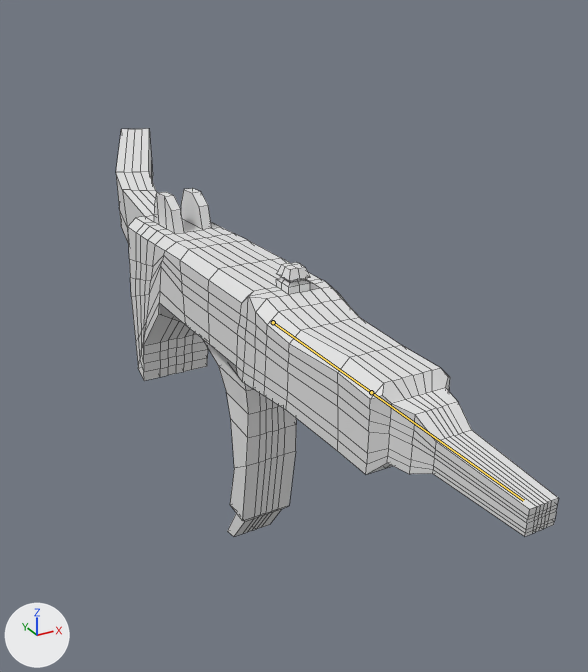
Two versions of the FBX model Assets/meshes/untitled.fbx, one commit apart.
Rendered twice from a 50 mm lens placed at (-1.95, -4.01, 2.08), pointed at (0.64, 0.7, -0.27). The lights are fixed; the arrows at lower left show +X, +Y and +Z. The bones that bend it are drawn over the model as lines. Mesh edges are drawn as thin lines.
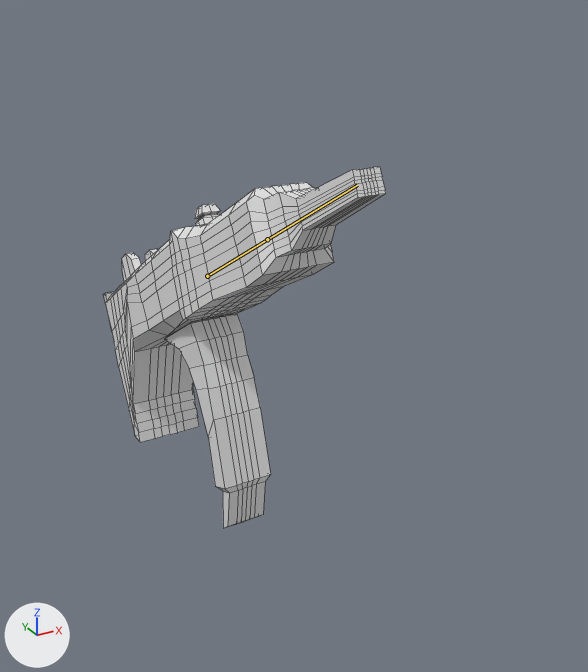
The newer file adds an action. The first version stands in its rest pose; the second is drawn at frame 4 of the action 'Armature|shotGunFire'.

The change, as a diff of the scene's bpy script:
```diff
--- a/Assets/meshes/untitled.fbx.py
+++ b/Assets/meshes/untitled.fbx.py
@@ bone_bone @@
 bone_bone = bpy.data.objects['Armature'].pose.bones['Bone']
-bone_bone.location = (0.0, 0.0, 0.0)
-bone_bone.rotation_quaternion = (1.0, 0.0, 0.0, 0.0)  # degrees (0, 0, 0)
+bone_bone.location = (0.0, -0.929, 0.0)
+bone_bone.rotation_quaternion = (0.97, -0.243, 0.0, 0.0)  # degrees (-28, 0, 0)
```

Location of each change, (x1, y1, x2, y2) in pixels of the pictures (588 x 672 px):
'Cube', posed (36% narrower, 11% shorter): before (116, 129, 559, 536); after (103, 167, 386, 528)
bone 'Bone', root to tip: before (273, 322) to (371, 392); after (207, 276) to (267, 239)
